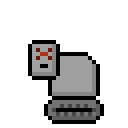
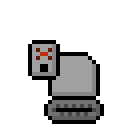
Layer changes from the first 128x128 image to the second:
painted on "Wheel Detail" over [56, 104, 92, 116]
painted on "Body Detail" over [40, 68, 48, 72]
